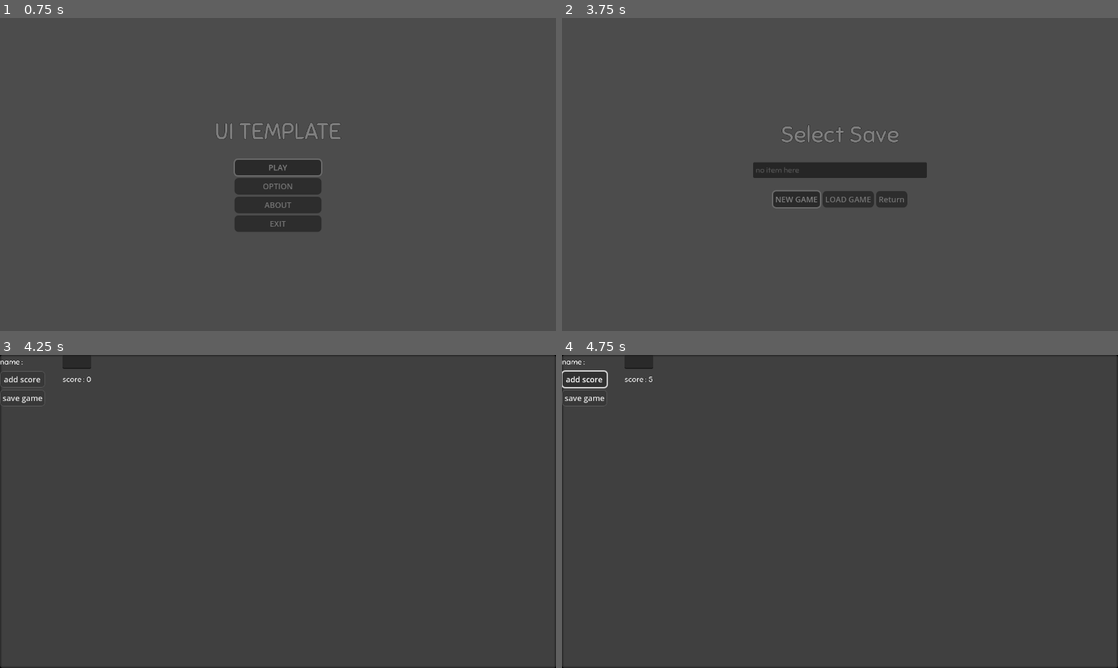
Above: before the commit, frames 1-4 (two rows, left to right).
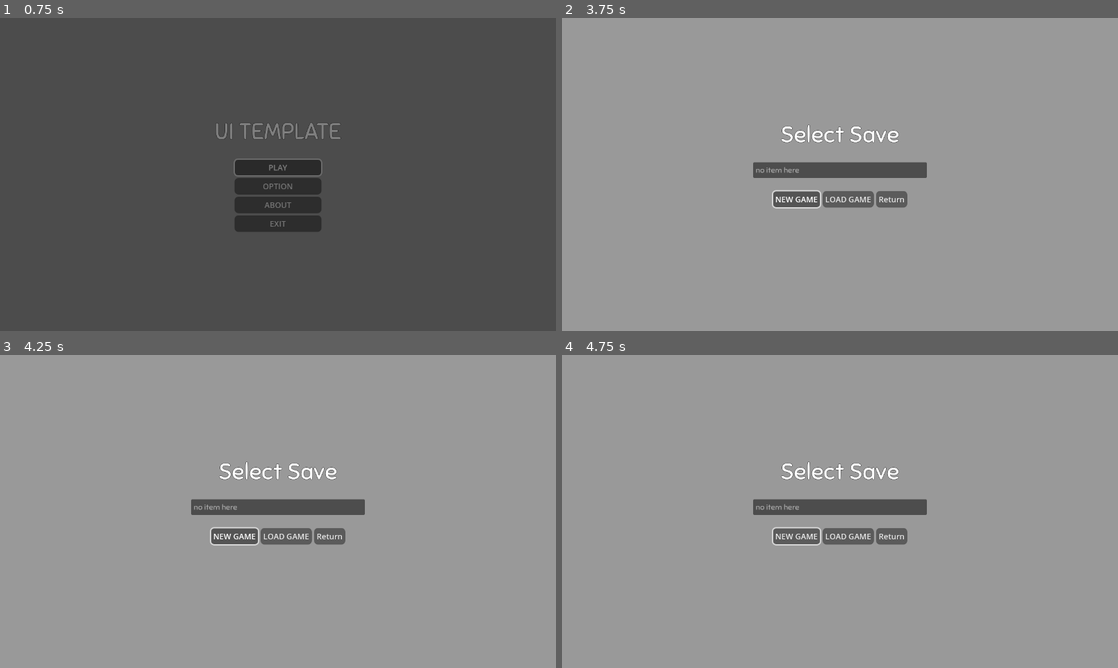
Above: after the commit, the same moments.

Repository: captbnuuy/nes_simple_godot_ui_template
Game: Godot game, scene res://resources/interface/mainmenu.tscn
Same seed, same stepped clock (60 frames per second), same inputs: the game is played once before the commit and once after it. The project has no main scene, so this scene is started directly.
Inputs (mouse positions are in pixels of both pictures, inside the frame that each line leads up to):
- Up to frame 1 (0.75 s): click "PLAY" at 0.5 s
- Up to frame 2 (3.75 s): click "LOAD GAME" at 1.25 s; click "Return" at 2 s; click "PLAY" at 2.75 s; click "NEW GAME" at 3.5 s
- Up to frame 3 (4.25 s): no input
- Up to frame 4 (4.75 s): click (584, 380) at 4.25 s, where only the run before the commit has a clickable "add score"

Frame 1 is identical in both runs. In frame 2, 100% of the frame differs, in the area x 0-100%, y 0-100%; in frame 3, 98%; in frame 4, 98%.
Error in both runs: Attempt to call function 'get_files' in base 'null instance' on a null instance. (res://resources/global/savemanager.gd:14)

Commit message:
Master (#5)
* MAKES SURE SOME ASSET IS REMOVED

* MAKE SURE THE ASSET IS CLEANED PROPERLY

* improved audio stream play and scene changer

* improved music and scene manager

Diff:
--- a/resources/global/loading_screen.gd
+++ b/resources/global/loading_screen.gd
@@ -3,7 +3,7 @@
 var progress = []
 var current_scene
 var load_scene
-var loading = false
+var is_loading = false
 var prev_scene
 signal load_complete
 
@@ -12,15 +12,21 @@
 	current_scene = root.get_child(root.get_child_count()-1)
 
 func _process(_delta: float) -> void:
-	if loading:
+	if is_loading:
 		var load_progess = ResourceLoader.load_threaded_get_status(load_scene,progress)
 		$progress/bar.value = floor(progress[0]*100)
 		if load_progess == ResourceLoader.THREAD_LOAD_LOADED:
 			load_complete.emit()
 
 #fast for quick ui use
-func change_scene_without_loading(new_scene):
-	call_deferred('_change_scenewithoutload',new_scene)
+func change_scene(new_scene,loading=false):
+	prev_scene = get_tree().current_scene.scene_file_path
+	if loading:
+		call_deferred('_change_scenewithload',new_scene)
+	else:
+		call_deferred('_change_scenewithoutload',new_scene)
+func change_to_previous(loading=false):
+	change_scene(prev_scene,loading)
 
 func _change_scenewithoutload(new_scene):
 	$"screeneffects".visible = true
@@ -33,22 +39,13 @@
 	$"screeneffects".visible = false
 
 
-func change_scene_with_loading(new_scene):
-	prev_scene = get_tree().current_scene.scene_file_path
-	call_deferred('_change_scenewithload',new_scene)
-
-
-func change_to_previous():
-	call_deferred('_change_scenewithload',prev_scene)
-	prev_scene = null
-
 
 func _change_scenewithload(new_scene):
 	$"screeneffects".visible = true
 	await animate_transition("fade_in")
 	ResourceLoader.load_threaded_request(new_scene)
 	load_scene = new_scene
-	loading = true
+	is_loading = true
 	$progress.visible = true
 	await self.load_complete
 	var loaded_scene = ResourceLoader.load_threaded_get(new_scene)
@@ -60,7 +57,7 @@
 	await animate_transition("fadeout")
 	$"screeneffects".visible = false
 	load_scene = null
-	loading = false
+	is_loading = false
 
 func animate_transition(animation):
 	$"screeneffects".visible = true
--- a/resources/global/soundmanager.gd
+++ b/resources/global/soundmanager.gd
@@ -1,6 +1,7 @@
 extends Node
 class_name sound_mgr
 @export var sfx_maxchannel :int = 4
+@export var music_player :AudioStreamPlayer
 var sfx_slot :Array[AudioStreamPlayer] = []
 var sfx_queue :Array[String] = []
 var sfx_pos_slot :Array[AudioStreamPlayer2D] = []
@@ -37,17 +38,22 @@
 func sfx_play(file:String):
 	sfx_queue.append(file)
 
-func _sfx_finish_play(stream) -> void:
+func _sfx_finish_play(stream: AudioStreamPlayer) -> void:
 	sfx_slot.append(stream)
 
 func sfx_positional_play(file:String,position:Vector2):
 	sfx_pos_queue[file] = position
 
-func _sfx_pos_finish_play(stream):
+func _sfx_pos_finish_play(stream:AudioStreamPlayer2D):
 	sfx_pos_slot.append(stream)
 
 func music_play(file:String):
 	var loaded_file = load(file)
-	if $music/player.stream != loaded_file:
-		$music/player.stream = loaded_file
-		$music/player.play()
+	if music_player.stream != loaded_file:
+		music_player.stream = loaded_file
+		music_player.play()
+
+func music_stop():
+	if music_player.stream:
+		music_player.stop()
+		music_player.stream = null
--- a/resources/global/util.tscn
+++ b/resources/global/util.tscn
@@ -70,8 +70,9 @@
 scene = NodePath("scene changer")
 save = NodePath("savemanager")
 
-[node name="Soundmanager" type="Node" parent="."]
+[node name="Soundmanager" type="Node" parent="." node_paths=PackedStringArray("music_player")]
 script = ExtResource("2_css6l")
+music_player = NodePath("music/player")
 
 [node name="music" type="Node" parent="Soundmanager"]
 
--- a/resources/interface/components/main menu button.gd
+++ b/resources/interface/components/main menu button.gd
@@ -3,4 +3,4 @@
 @export_file("*.tscn") var NEW_SCENE
 
 func _pressed() -> void:
-	Util.scene.change_scene_with_loading(NEW_SCENE)
+	Util.scene.change_scene(NEW_SCENE)
--- a/resources/interface/mainmenu.gd
+++ b/resources/interface/mainmenu.gd
@@ -7,4 +7,4 @@
 
 
 func _on_options_pressed() -> void:
-	Util.scene.change_scene_with_loading(OPTION_SCENE)
+	Util.scene.change_scene(OPTION_SCENE)
